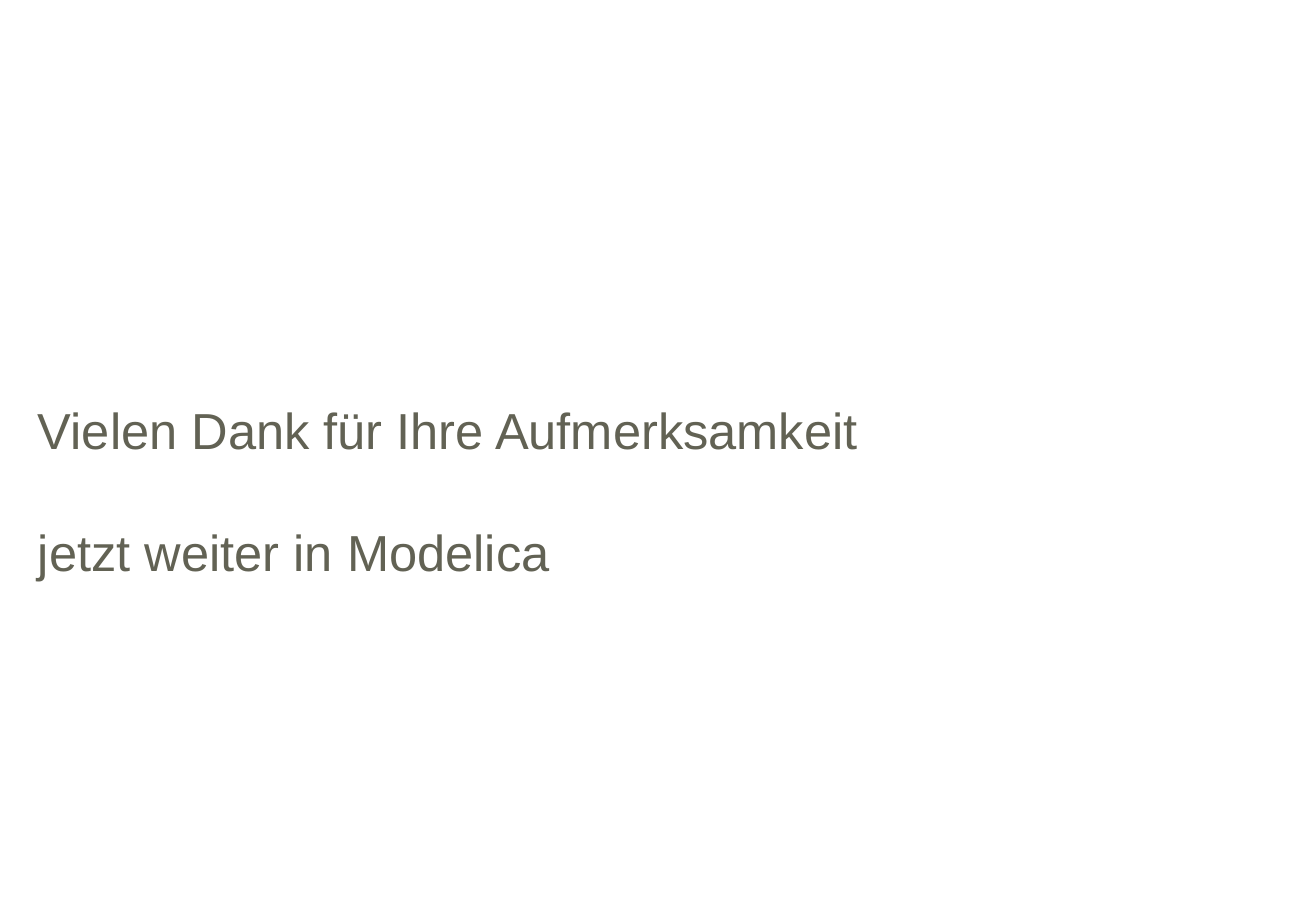
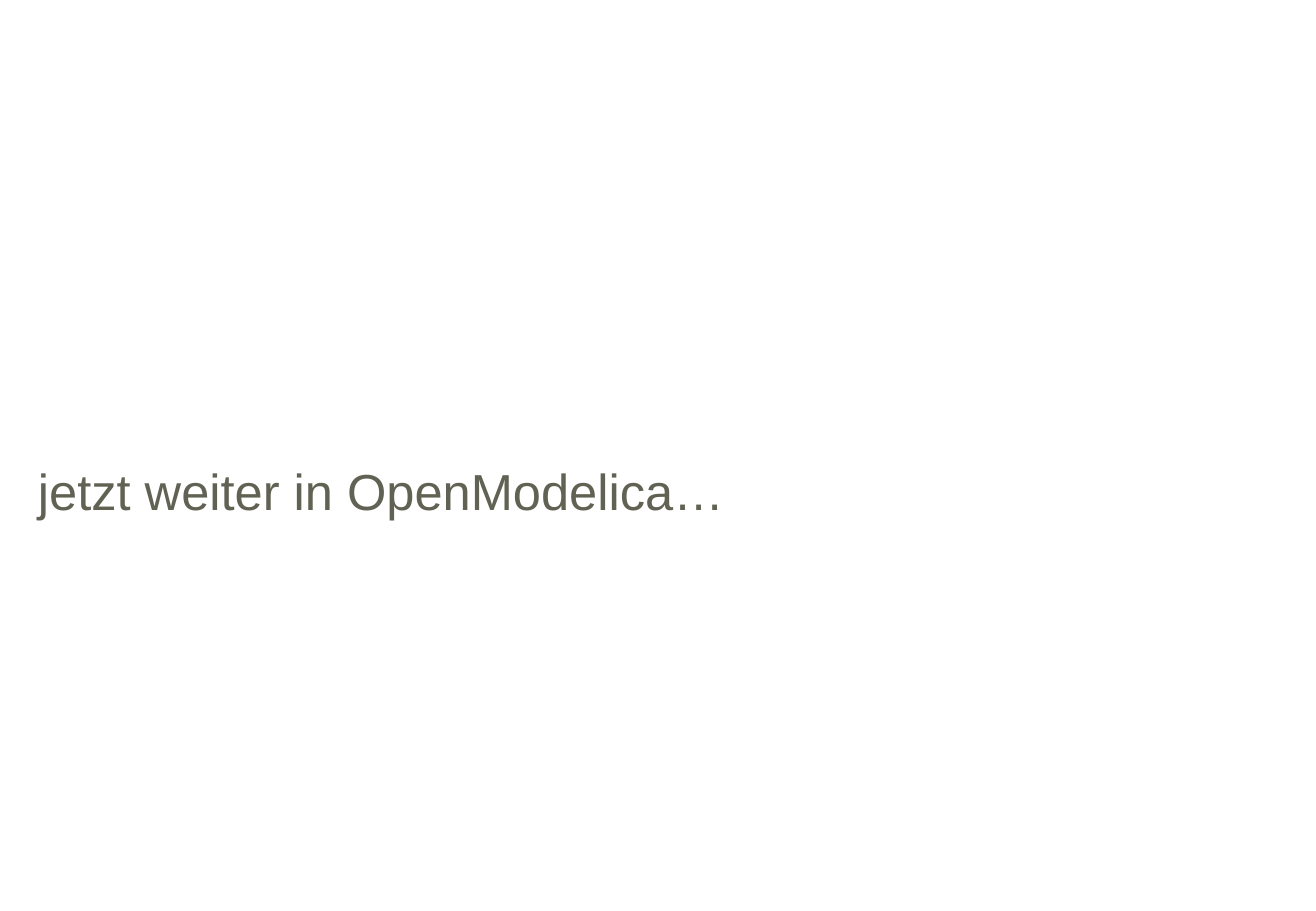
Before and after one commit to HeikoBielik/gewXhouse, a slide deck: slide 8 of Modelica WS 18_19_V3.pptx (slide 9 before the commit). Drawn at 1316x911 pixels with LibreOffice and Linux fonts; fonts in the diff are those of the drawing; background and template pictures are left out. Boxes give left, top, right and bottom in pixels: in the first picture for what was removed or moved away, otherwise in the second. Text is boxed around its words. In the diff, an @@ line names an element or a change of style, - is before the commit and + after.

```diff
--- a/Modelica WS 18_19_V3.pptx
+++ b/Modelica WS 18_19_V3.pptx
@@ text at (x1=38, y1=473, x2=724, y2=520): text changed @@
-Vielen Dank für Ihre Aufmerksamkeit
-jetzt weiter in Modelica
+jetzt weiter in OpenModelica…
```
Also in this commit, not shown: 1 other slide changed, 6 slides added, 9 slides removed, 1 other file.
